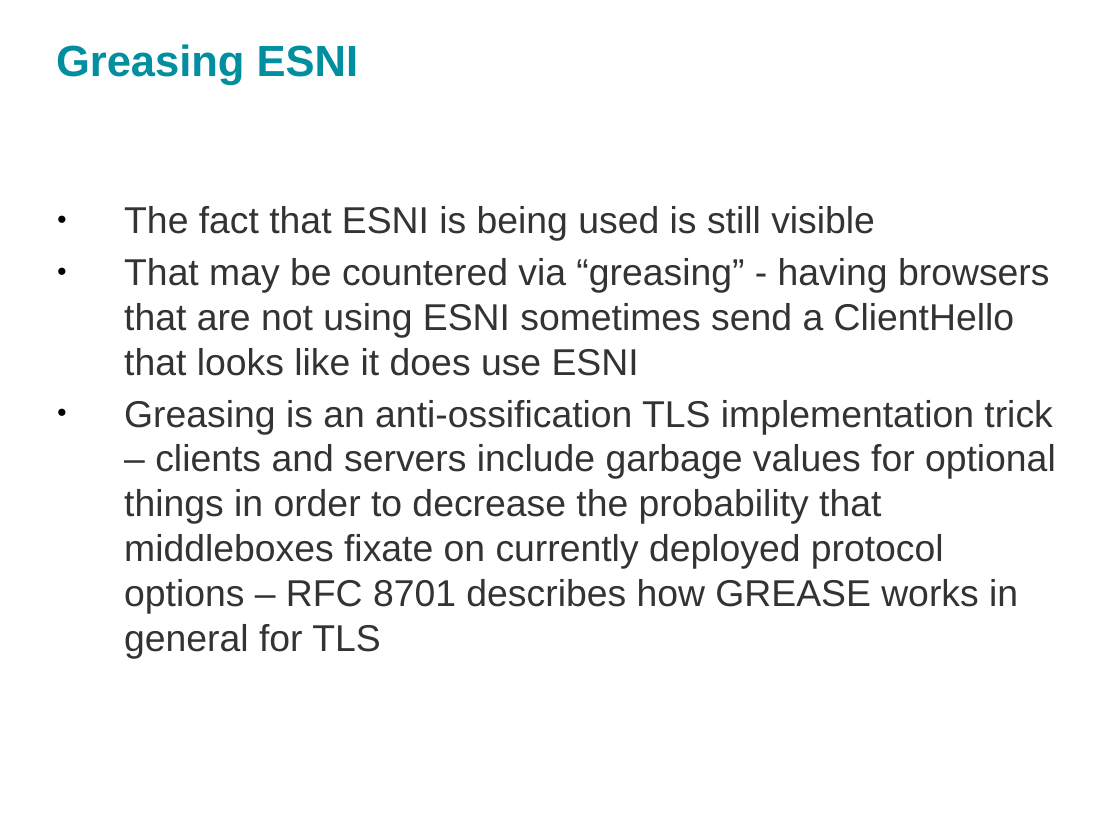
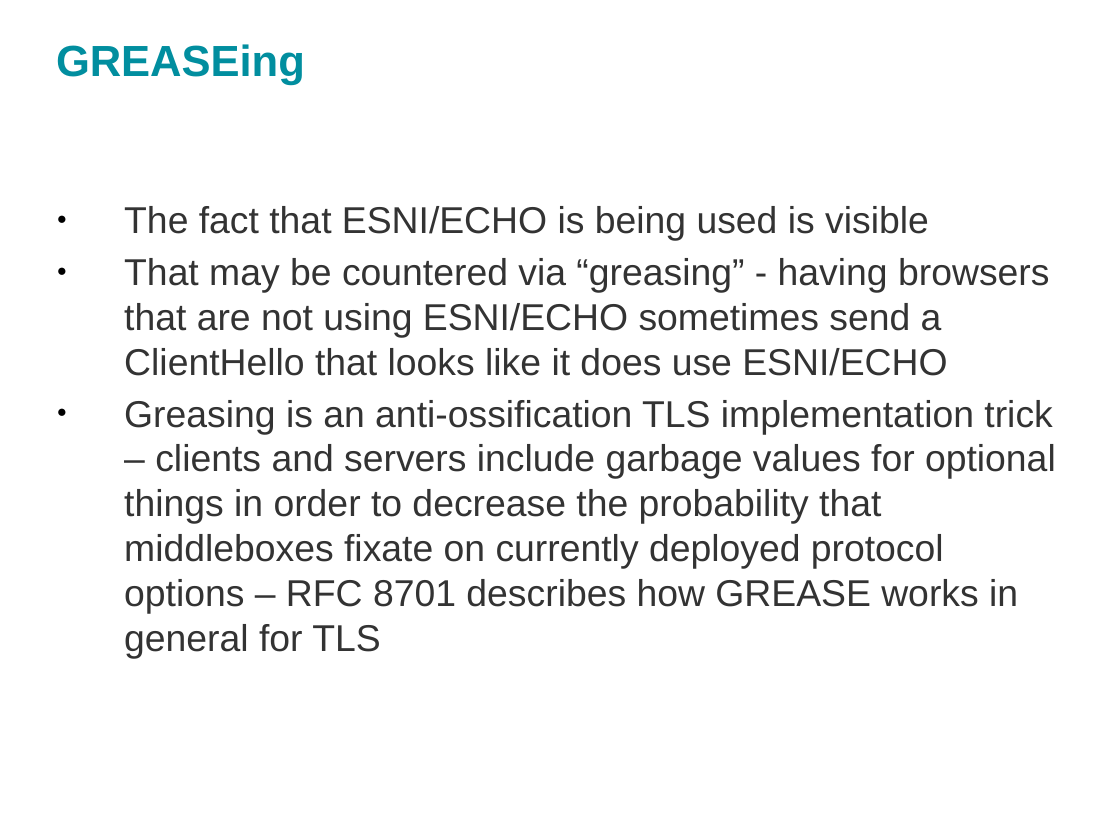
Before and after one commit to sftcd/cs7053, a slide deck: slide 19 of 2016lectures/13-echo.odp. Drawn at 1120x840 pixels with LibreOffice and Linux fonts; fonts in the diff are those of the drawing. Boxes give left, top, right and bottom in pixels: in the first picture for what was removed or moved away, otherwise in the second. Text is boxed around its words. In the diff, an @@ line names an element or a change of style, - is before the commit and + after.

```diff
--- a/2016lectures/13-echo.odp
+++ b/2016lectures/13-echo.odp
@@ title at bbox=[56, 44, 305, 86]: text changed @@
-Greasing ESNI
+GREASEing
@@ text at bbox=[124, 206, 1049, 376]: text changed @@
-● The fact that ESNI is being used is still visible
-● That may be countered via “greasing” - having browsers that are not using ESNI sometimes send a ClientHello that looks like it does use ESNI
+● The fact that ESNI/ECHO is being used is visible
+● That may be countered via “greasing” - having browsers that are not using ESNI/ECHO sometimes send a ClientHello that looks like it does use ESNI/ECHO
```
Also in this commit, not shown: 11 other slides changed, 1 slide removed, 2 other files.
